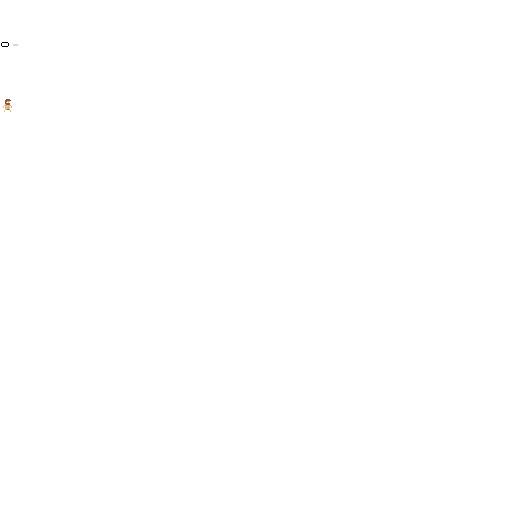
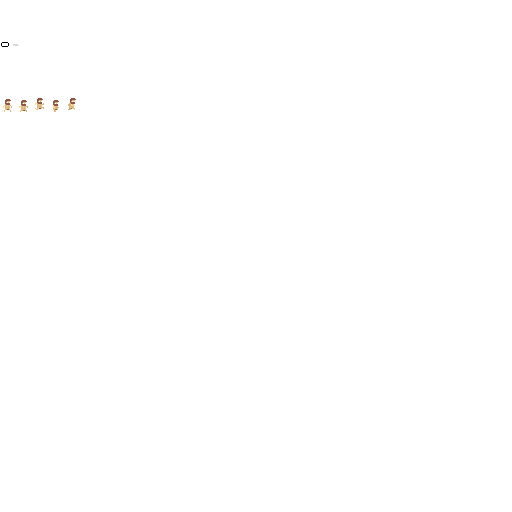
Two versions of the same layered image (w=512, h=512). Layer-by-layer changes:
painted on "tiles" over [3, 98, 76, 112]
